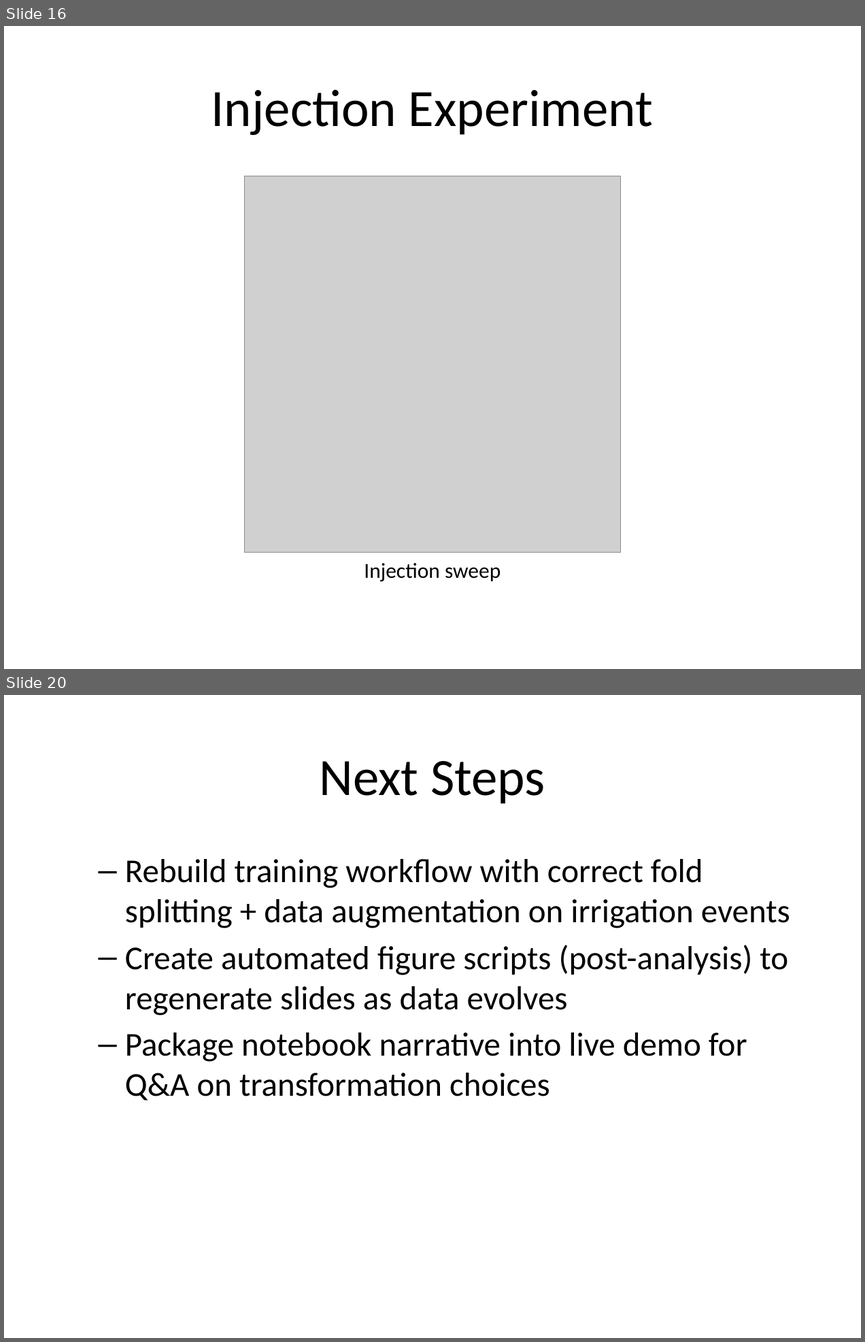
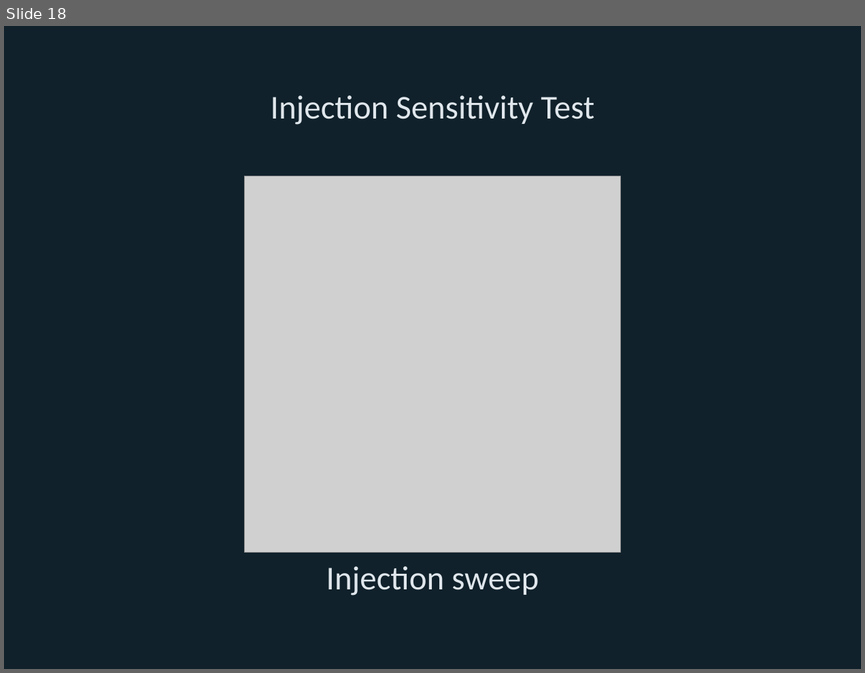
Before and after one commit to Bryan-Nsoh/ML-IOT-IndepStudy, a slide deck: presentation/eda_story/eda_story.pptx. Shown one above the other, each under a label of ours: slides 16 and 20 before the commit, slide 18 after it; the slides between them are not shown. The pictures are 865x1342 and 865x673 pixels, drawn with LibreOffice and Linux fonts; fonts in the diff are those of the drawing; grey boxes stand for pictures. Boxes give left, top, right and bottom in pixels: in the first picture for what was removed or moved away, otherwise in the second. Text is boxed around its words. In the diff, an @@ line names an element or a change of style, - is before the commit and + after.

Commit message:
Refresh EDA deck with visuals and styling

```diff
--- a/presentation/eda_story/eda_story.pptx
+++ b/presentation/eda_story/eda_story.pptx
@@ slide 20 removed at [4,695,861,1338], background #FFFFFF @@
@@ title removed at [320,761,545,804] @@
-Next Steps
@@ text removed at [125,859,790,1100] @@
-  – Rebuild training workflow with correct fold splitting + data augmentation on irrigation events
-  – Create automated figure scripts (post-analysis) to regenerate slides as data evolves
-  – Package notebook narrative into live demo for Q&A on transformation choices
@@ what was slide 16 is now slide 18 @@
@@ slide 18 changed as well @@
@@ background #FFFFFF to #10212B @@
@@ title at [271,95,594,125]: text changed; size 44 to 28 pt; text colour #000000 to #E0E7EC @@
-Injection Experiment
+Injection Sensitivity Test
@@ text "Injection sweep" at [326,566,538,595]: size 18 to 28 pt, text colour #000000 to #E0E7EC @@
```
Also in this commit, not shown: 7 other slides changed, 13 slides added, 11 other slides removed, 7 other files.
